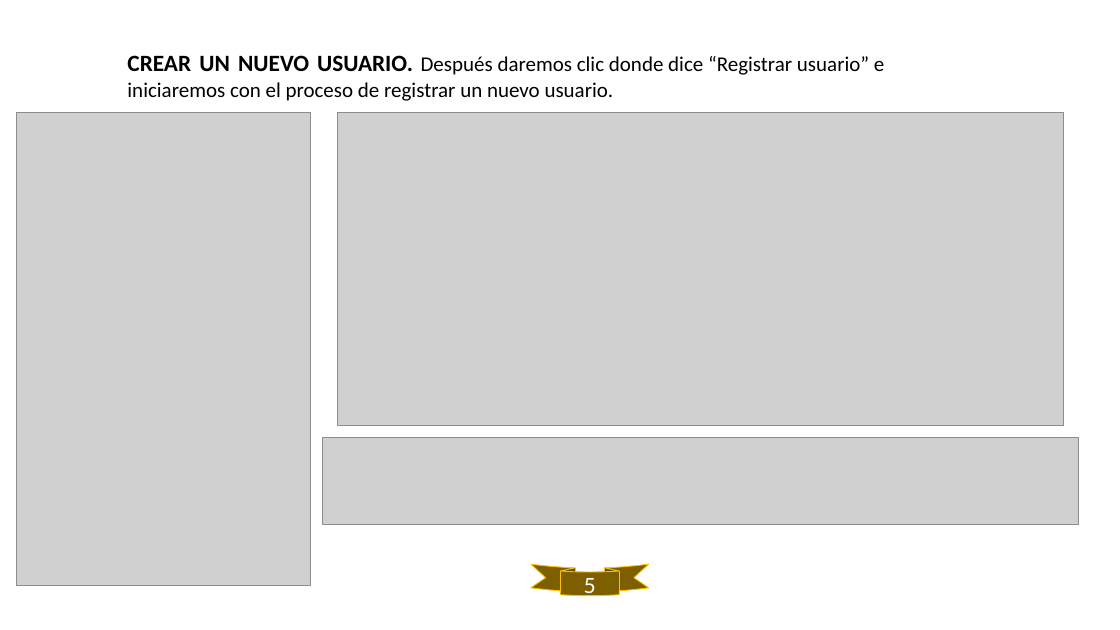
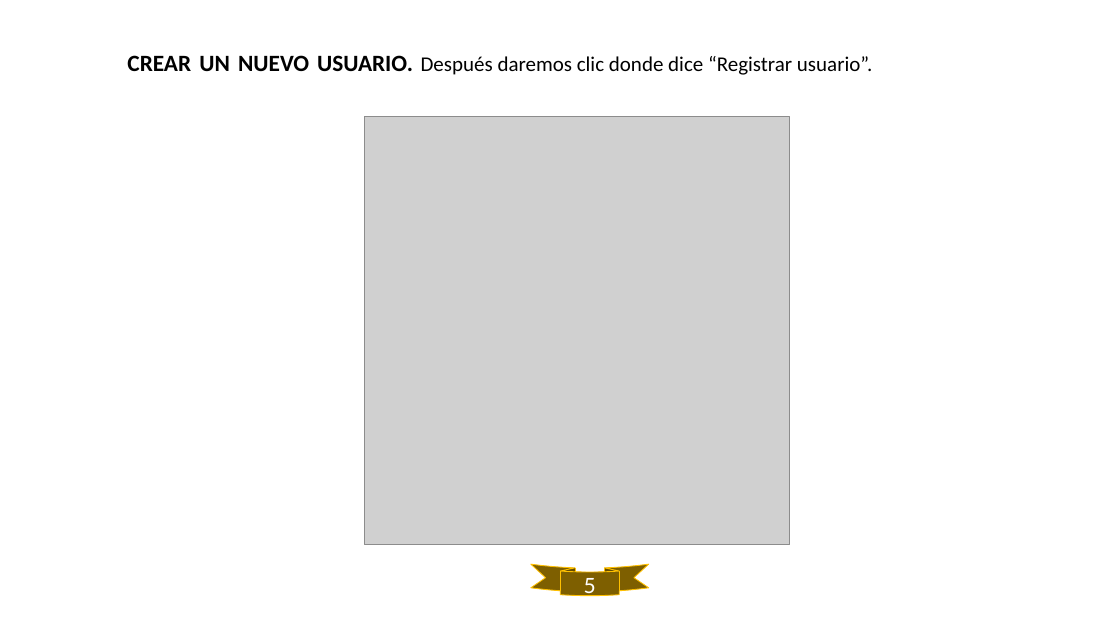
Before and after one commit to Nicolasgil06/CANCHEROS, a slide deck: slide 5 of assets/docs/Trimestre V/04_Manual_Usuario/cancheros manual usuario .pptx. Drawn at 1120x630 pixels with LibreOffice and Linux fonts; fonts in the diff are those of the drawing; grey boxes stand for pictures. Boxes give left, top, right and bottom in pixels: in the first picture for what was removed or moved away, otherwise in the second. Text is boxed around its words. In the diff, an @@ line names an element or a change of style, - is before the commit and + after.

```diff
--- a/assets/docs/Trimestre V/04_Manual_Usuario/cancheros manual usuario .pptx
+++ b/assets/docs/Trimestre V/04_Manual_Usuario/cancheros manual usuario .pptx
@@ text at [127,55,873,75]: text changed @@
-CREAR UN NUEVO USUARIO. Después daremos clic donde dice “Registrar usuario” e iniciaremos con el proceso de registrar un nuevo usuario.
+CREAR UN NUEVO USUARIO. Después daremos clic donde dice “Registrar usuario”.
@@ picture removed at [16,113,310,586] @@
@@ picture removed at [338,113,1065,425] @@
@@ picture added at [365,117,790,545] @@
@@ picture removed at [323,438,1079,525] @@
```
Also in this commit, not shown: 5 other slides changed, 5 slides added.
